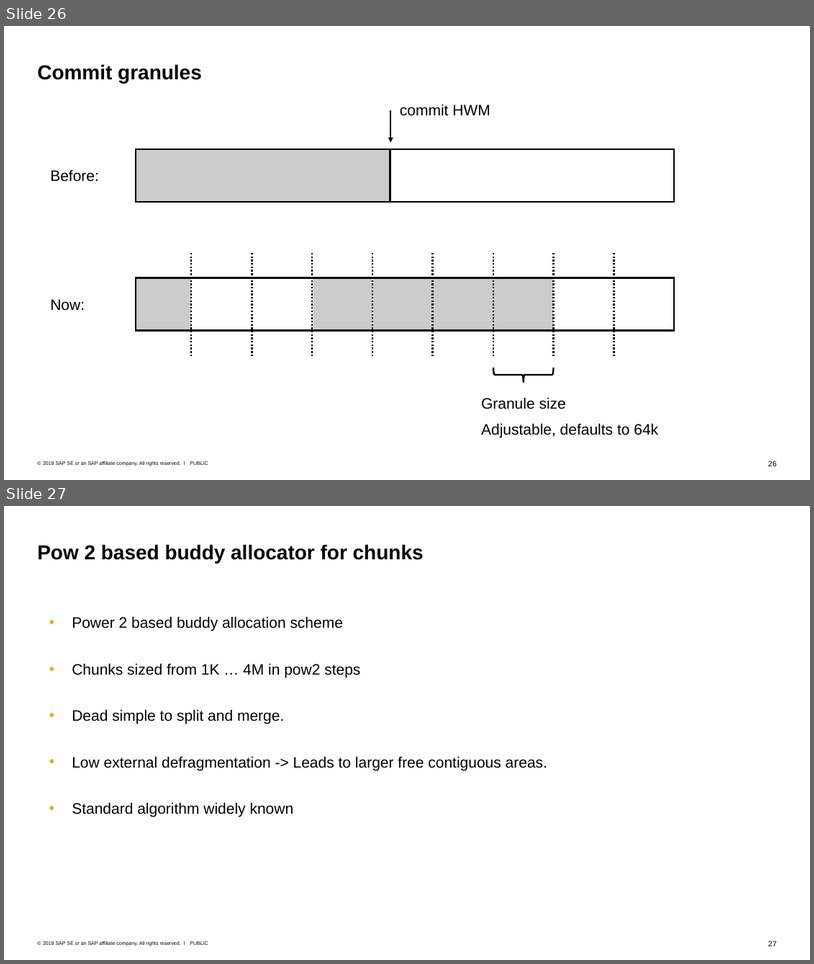
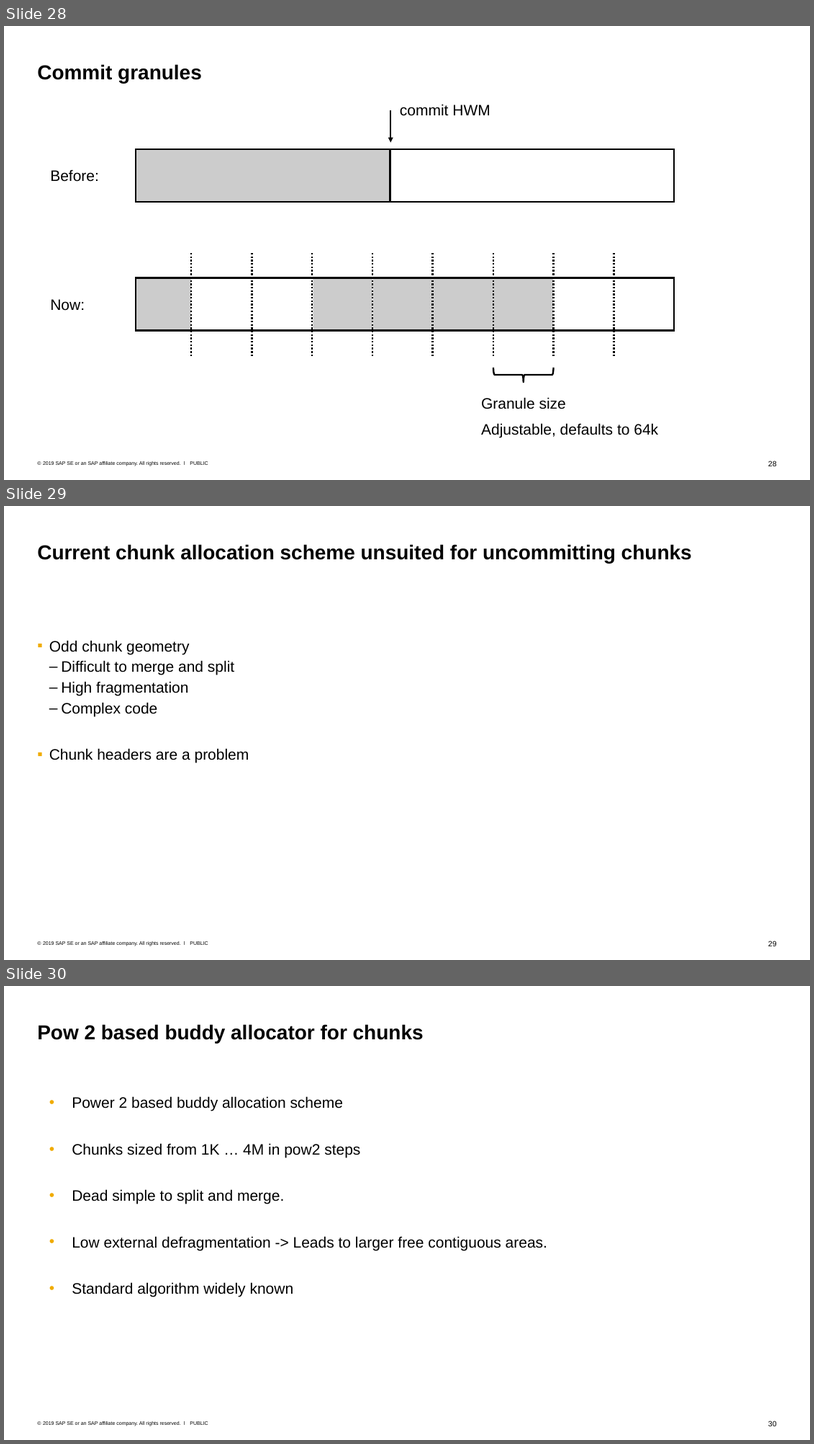
Before and after one commit to tstuefe/talk-fosdem20, a slide deck: fosdem20-taming-metaspace.pptx. Shown one above the other, each under a label of ours: slides 26 and 27 before the commit, slides 28, 29 and 30 after it. The pictures are 814x964 and 814x1444 pixels, drawn with LibreOffice and Linux fonts; fonts in the diff are those of the drawing. Boxes give left, top, right and bottom in pixels: in the first picture for what was removed or moved away, otherwise in the second. Text is boxed around its words. In the diff, an @@ line names an element or a change of style, - is before the commit and + after.

```diff
--- a/fosdem20-taming-metaspace.pptx
+++ b/fosdem20-taming-metaspace.pptx
@@ slide 29 added at box(4, 506, 810, 960), background #FFFFFF; not listed: 3 template elements that a slide beside it also shows @@
@@ title added at box(37, 544, 692, 563), 24 pt, text #000000, bold @@
+Current chunk allocation scheme unsuited for uncommitting chunks
@@ text added at box(49, 640, 250, 763), 18 pt, text #000000 @@
+  ▪ Odd chunk geometry
+    – Difficult to merge and split
+    – High fragmentation
+    – Complex code
+  ▪ Chunk headers are a problem
@@ what was slide 26 is now slide 28 @@
@@ what was slide 27 is now slide 30 @@
@@ page number at box(769, 1420, 777, 1426): text changed @@
-27
+30
```
Also in this commit, not shown: 10 slides changed, 2 other slides added, 1 slide removed, 1 other file.
